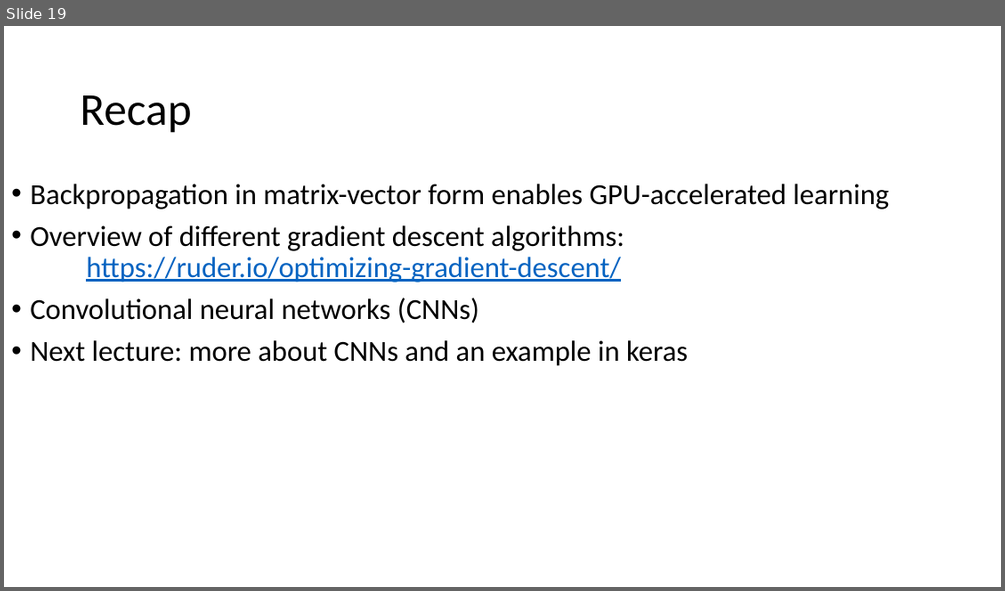
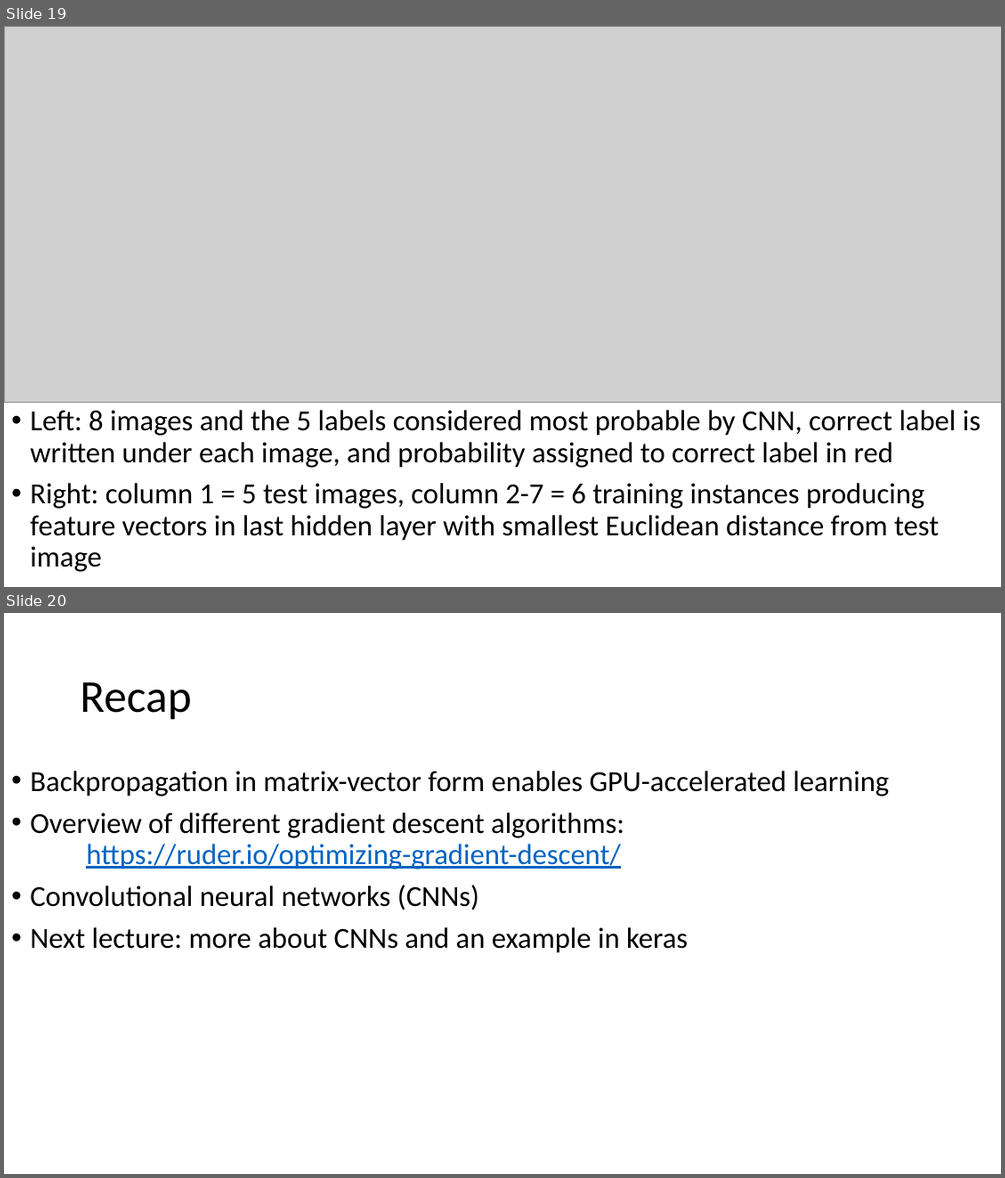
Before and after one commit to russellu/cs405, a slide deck: Lecture_21.pptx. Shown one above the other, each under a label of ours: slide 19 before the commit, slides 19 and 20 after it. The pictures are 1005x591 and 1005x1178 pixels, drawn with LibreOffice and Linux fonts; fonts in the diff are those of the drawing; grey boxes stand for pictures. Boxes give left, top, right and bottom in pixels: in the first picture for what was removed or moved away, otherwise in the second. Text is boxed around its words. In the diff, an @@ line names an element or a change of style, - is before the commit and + after.

```diff
--- a/Lecture_21.pptx
+++ b/Lecture_21.pptx
@@ slide 19 added at (4,26,1001,587), background #FFFFFF @@
@@ picture added at (4,26,1001,402) @@
@@ text added at (30,410,980,572), 28 pt, text #000000 @@
+• Left: 8 images and the 5 labels considered most probable by CNN, correct label is written under each image, and probability assigned to correct label in red
+• Right: column 1 = 5 test images, column 2-7 = 6 training instances producing feature vectors in last hidden layer with smallest Euclidean distance from test image
@@ what was slide 19 is now slide 20 @@
```
Also in this commit, not shown: 1 other file.
